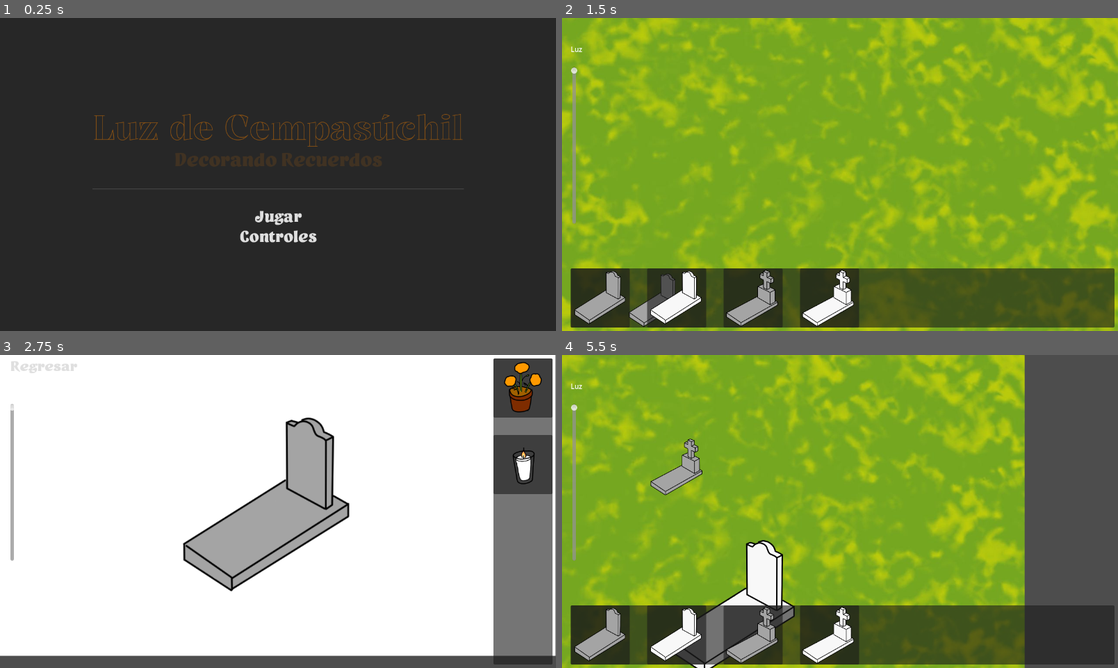
Above: before the commit, frames 1-4 (two rows, left to right).
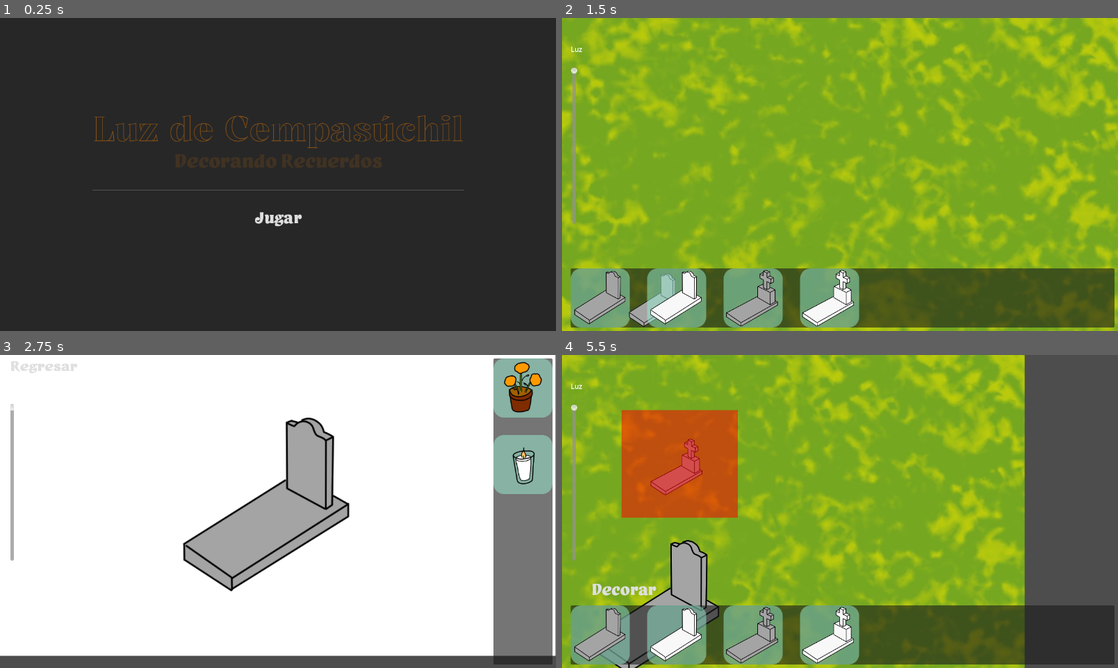
Above: after the commit, the same moments.

Repository: M0G1WARA/game-jam-2025
Game: Godot game, scene res://Scenes/MainMenu/main_menu.tscn
Two runs of this game, one before a commit and one after it. Both use one fixed random seed, a clock stepped at 60 frames per second and the inputs below.
Inputs (mouse positions are in pixels of both pictures, inside the frame that each line leads up to):
- Up to frame 1 (0.25 s): no input
- Up to frame 2 (1.5 s): click "Jugar" at 0.5 s; tap Enter at 1.25 s; drag from (600, 296) to (751, 299) at 1.27 s
- Up to frame 3 (2.75 s): click "Decorar" at 2 s
- Up to frame 4 (5.5 s): click "Regresar" at 2.75 s; tap Space at 3.5 s; drag from (678, 633) to (828, 636) at 3.52 s; hold Right (ui_right) 4.28-5 s; click (828, 636) at 4.42 s; drag from (751, 633) to (673, 464) at 5.02 s

The runs differ from the first frame. In frame 1, 1.8% of the frame differs, in the area x 16-84%, y 30-72%; in frame 2, 5.4%; in frame 3, 3.3%; in frame 4, 17%, in the area x 1-54%, y 17-100%.
Error before the commit: Cannot call method 'get_node' on a null value. (res://Scenes/ObjectPanel/object_panel.gd:46)

Commit message:
Refactor

Diff:
--- a/Global/Global.gd
+++ b/Global/Global.gd
@@ -11,3 +11,6 @@
 func get_new_id():
 	next_id += 1
 	return next_id - 1
+
+var instanced_graves = []
+var instanced_objects: Dictionary = {}
--- a/Scenes/Camera/camera.gd
+++ b/Scenes/Camera/camera.gd
@@ -2,7 +2,7 @@
 
 @export var move_speed: float = 300.0
 @export var zoom_speed: float = 0.1
-@export var min_zoom: Vector2 = Vector2(0.5, 0.5)
+@export var min_zoom: Vector2 = Vector2(0.4, 0.4)
 @export var max_zoom: Vector2 = Vector2(4.0, 4.0)
 
 func _process(delta):
--- a/Scenes/Decoration/decoration.gd
+++ b/Scenes/Decoration/decoration.gd
@@ -1,6 +1,6 @@
 extends Node2D
 
-var instanced_children: Dictionary = {}
+
 var object_scene = preload("res://Scenes/Object/object.tscn")
 var current_id: int = -1
 
@@ -11,30 +11,22 @@
 func set_data(data):
 	current_id = data.get("id", -1)
 	$Default/Graves.frame = data.get("frame_id", 0)
-	instanced_children[current_id] = instanced_children.get(current_id, [])
-	clear_objects()
-	await get_tree().process_frame
+	Global.instanced_objects[current_id] = Global.instanced_objects.get(current_id, [])
 	load_objects()
 
-func clear_objects():
+func save_objects():
+	if current_id == -1 or !Global.instanced_objects.has(current_id):
+		return
+	Global.instanced_objects[current_id] = []
 	for child in get_children():
 		if child.name == "Default":
 			continue
-		child.queue_free()
-
-func save_objects():
-	if current_id == -1 or !instanced_children.has(current_id):
-		return
-	instanced_children[current_id] = []
-	for child in get_children():
-		if child.name == "Default":
-			continue
-		instanced_children[current_id].append([child.position, child.get_image_id()])
-
+		Global.instanced_objects[current_id].append([child.position, child.get_image_id()])
+	print("save ", Global.instanced_objects)
 	get_tree().change_scene_to_file("res://Scenes/Game/game.tscn")
 
 func load_objects():
-	var objetos = instanced_children.get(current_id, [])
+	var objetos = Global.instanced_objects.get(current_id, [])
 	if objetos.is_empty() or current_id == -1:
 		return
 
--- a/Scenes/Game/game.gd
+++ b/Scenes/Game/game.gd
@@ -1 +1,27 @@
 extends Node2D
+
+
+var grave_scene = preload("res://Scenes/Grave/grave.tscn")
+
+func _ready():
+	load_objects()
+
+func save_objects():
+	if Global.next_id == 1:
+		return
+	Global.instanced_graves = []
+	for child in $Node2D.get_children():
+		Global.instanced_graves.append([child.position, child.get_image_id(), child.get_id()])
+
+	get_tree().change_scene_to_file("res://Scenes/Decoration/decoration.tscn")
+
+func load_objects():
+	if Global.instanced_graves.is_empty():
+		return
+
+	for child_data in Global.instanced_graves:
+		var new_object = grave_scene.instantiate()
+		new_object.position = child_data[0]
+		new_object.assign_image_by_id(child_data[1])
+		new_object.set_id(child_data[2])
+		$Node2D.add_child(new_object)
--- a/Scenes/Grave/grave.gd
+++ b/Scenes/Grave/grave.gd
@@ -2,9 +2,6 @@
 
 
 var object_id: int
-
-func _ready():
-	object_id = Global.get_new_id()
 
 
 func assign_image_by_id(texture_id: int):
@@ -16,7 +13,7 @@
 
 func _on_button_pressed():
 	Global.decoration_data = {"id": object_id, "frame_id": $Graves.frame}
-	get_tree().change_scene_to_file("res://Scenes/Decoration/decoration.tscn")
+	get_parent().get_parent().save_objects()
 
 
 func _on_area_2d_mouse_entered():
@@ -25,3 +22,13 @@
 
 func _on_area_2d_mouse_exited():
 	$Button.hide()
+
+
+func get_image_id()->int:
+	return $Graves.frame
+
+func get_id()->int:
+	return object_id
+
+func set_id(id = Global.get_new_id()):
+	object_id = id
--- a/Scenes/MainMenu/main_menu.tscn
+++ b/Scenes/MainMenu/main_menu.tscn
@@ -130,6 +130,7 @@
 flat = true
 
 [node name="Button2" type="Button" parent="VBoxContainer"]
+visible = false
 layout_mode = 2
 theme_override_colors/font_hover_color = Color(0.92941177, 0.4862745, 0, 1)
 theme_override_fonts/font = ExtResource("3_0qgbs")
--- a/Scenes/ObjectPanel/object_panel.gd
+++ b/Scenes/ObjectPanel/object_panel.gd
@@ -34,14 +34,16 @@
 				if is_dragging:
 					is_dragging = false
 					preview.visible = false
-					if get_parent().get_parent().name == "HPanel" and preview.get_node("ColorRect").visible == false:
+					if get_parent().get_parent().name == "HPanel":
+						if preview.get_node("ColorRect").visible == false:
+							var new_instance = scene_to_instance.instantiate()
+							new_instance.global_position = get_viewport().get_canvas_transform().affine_inverse() * get_viewport().get_mouse_position()
+							new_instance.assign_image_by_id(frame_index)
+							new_instance.set_id()
+							get_parent().get_parent().get_parent().get_parent().get_parent().get_node("Node2D").add_child(new_instance)
+					else:
 						var new_instance = scene_to_instance.instantiate()
 						new_instance.global_position = get_viewport().get_canvas_transform().affine_inverse() * get_viewport().get_mouse_position()
-						new_instance.assign_image_by_id(frame_index)
-						get_parent().get_parent().get_parent().get_parent().get_parent().get_node("Node2D").add_child(new_instance)
-					else:
-						var new_instance = scene_to_instance.instantiate()
-						new_instance.global_position = get_global_mouse_position()
 						new_instance.assign_image_by_id(frame_index)
 						get_parent().get_parent().get_parent().get_parent().get_parent().get_parent().get_parent().get_node("Decoration").add_child(new_instance)
 
--- a/Scenes/ObjectPanel/object_panel.tscn
+++ b/Scenes/ObjectPanel/object_panel.tscn
@@ -1,8 +1,15 @@
-[gd_scene load_steps=5 format=3 uid="uid://dlful4wtjgk0l"]
+[gd_scene load_steps=6 format=3 uid="uid://dlful4wtjgk0l"]
 
 [ext_resource type="Script" uid="uid://b33q3jqv705jl" path="res://Scenes/ObjectPanel/object_panel.gd" id="1_yenqj"]
 [ext_resource type="Texture2D" uid="uid://cmbrhy6nimsqx" path="res://Assets/Images/graves.png" id="3_c4w30"]
 [ext_resource type="Texture2D" uid="uid://badv2qwkjdhjk" path="res://Assets/Images/elements.png" id="3_yenqj"]
+
+[sub_resource type="StyleBoxFlat" id="StyleBoxFlat_yenqj"]
+bg_color = Color(0.6, 0.9411765, 0.827451, 0.49803922)
+corner_radius_top_left = 24
+corner_radius_top_right = 24
+corner_radius_bottom_right = 24
+corner_radius_bottom_left = 24
 
 [sub_resource type="CircleShape2D" id="CircleShape2D_yenqj"]
 
@@ -10,6 +17,7 @@
 custom_minimum_size = Vector2(136, 136)
 offset_right = 40.0
 offset_bottom = 40.0
+theme_override_styles/panel = SubResource("StyleBoxFlat_yenqj")
 script = ExtResource("1_yenqj")
 
 [node name="Elements" type="Sprite2D" parent="."]
--- a/project.godot
+++ b/project.godot
@@ -25,6 +25,41 @@
 window/size/viewport_width=1280
 window/size/viewport_height=720
 
+[input]
+
+ui_left={
+"deadzone": 0.5,
+"events": [Object(InputEventKey,"resource_local_to_scene":false,"resource_name":"","device":0,"window_id":0,"alt_pressed":false,"shift_pressed":false,"ctrl_pressed":false,"meta_pressed":false,"pressed":false,"keycode":4194319,"physical_keycode":0,"key_label":0,"unicode":0,"location":0,"echo":false,"script":null)
+, Object(InputEventJoypadButton,"resource_local_to_scene":false,"resource_name":"","device":0,"button_index":13,"pressure":0.0,"pressed":false,"script":null)
+, Object(InputEventJoypadMotion,"resource_local_to_scene":false,"resource_name":"","device":0,"axis":0,"axis_value":-1.0,"script":null)
+, Object(InputEventKey,"resource_local_to_scene":false,"resource_name":"","device":-1,"window_id":0,"alt_pressed":false,"shift_pressed":false,"ctrl_pressed":false,"meta_pressed":false,"pressed":false,"keycode":0,"physical_keycode":65,"key_label":0,"unicode":97,"location":0,"echo":false,"script":null)
+]
+}
+ui_right={
+"deadzone": 0.5,
+"events": [Object(InputEventKey,"resource_local_to_scene":false,"resource_name":"","device":0,"window_id":0,"alt_pressed":false,"shift_pressed":false,"ctrl_pressed":false,"meta_pressed":false,"pressed":false,"keycode":4194321,"physical_keycode":0,"key_label":0,"unicode":0,"location":0,"echo":false,"script":null)
+, Object(InputEventJoypadButton,"resource_local_to_scene":false,"resource_name":"","device":0,"button_index":14,"pressure":0.0,"pressed":false,"script":null)
+, Object(InputEventJoypadMotion,"resource_local_to_scene":false,"resource_name":"","device":0,"axis":0,"axis_value":1.0,"script":null)
+, Object(InputEventKey,"resource_local_to_scene":false,"resource_name":"","device":-1,"window_id":0,"alt_pressed":false,"shift_pressed":false,"ctrl_pressed":false,"meta_pressed":false,"pressed":false,"keycode":0,"physical_keycode":68,"key_label":0,"unicode":100,"location":0,"echo":false,"script":null)
+]
+}
+ui_up={
+"deadzone": 0.5,
+"events": [Object(InputEventKey,"resource_local_to_scene":false,"resource_name":"","device":0,"window_id":0,"alt_pressed":false,"shift_pressed":false,"ctrl_pressed":false,"meta_pressed":false,"pressed":false,"keycode":4194320,"physical_keycode":0,"key_label":0,"unicode":0,"location":0,"echo":false,"script":null)
+, Object(InputEventJoypadButton,"resource_local_to_scene":false,"resource_name":"","device":0,"button_index":11,"pressure":0.0,"pressed":false,"script":null)
+, Object(InputEventJoypadMotion,"resource_local_to_scene":false,"resource_name":"","device":0,"axis":1,"axis_value":-1.0,"script":null)
+, Object(InputEventKey,"resource_local_to_scene":false,"resource_name":"","device":-1,"window_id":0,"alt_pressed":false,"shift_pressed":false,"ctrl_pressed":false,"meta_pressed":false,"pressed":false,"keycode":0,"physical_keycode":87,"key_label":0,"unicode":119,"location":0,"echo":false,"script":null)
+]
+}
+ui_down={
+"deadzone": 0.5,
+"events": [Object(InputEventKey,"resource_local_to_scene":false,"resource_name":"","device":0,"window_id":0,"alt_pressed":false,"shift_pressed":false,"ctrl_pressed":false,"meta_pressed":false,"pressed":false,"keycode":4194322,"physical_keycode":0,"key_label":0,"unicode":0,"location":0,"echo":false,"script":null)
+, Object(InputEventJoypadButton,"resource_local_to_scene":false,"resource_name":"","device":0,"button_index":12,"pressure":0.0,"pressed":false,"script":null)
+, Object(InputEventJoypadMotion,"resource_local_to_scene":false,"resource_name":"","device":0,"axis":1,"axis_value":1.0,"script":null)
+, Object(InputEventKey,"resource_local_to_scene":false,"resource_name":"","device":-1,"window_id":0,"alt_pressed":false,"shift_pressed":false,"ctrl_pressed":false,"meta_pressed":false,"pressed":false,"keycode":0,"physical_keycode":83,"key_label":0,"unicode":115,"location":0,"echo":false,"script":null)
+]
+}
+
 [rendering]
 
 renderer/rendering_method="gl_compatibility"
